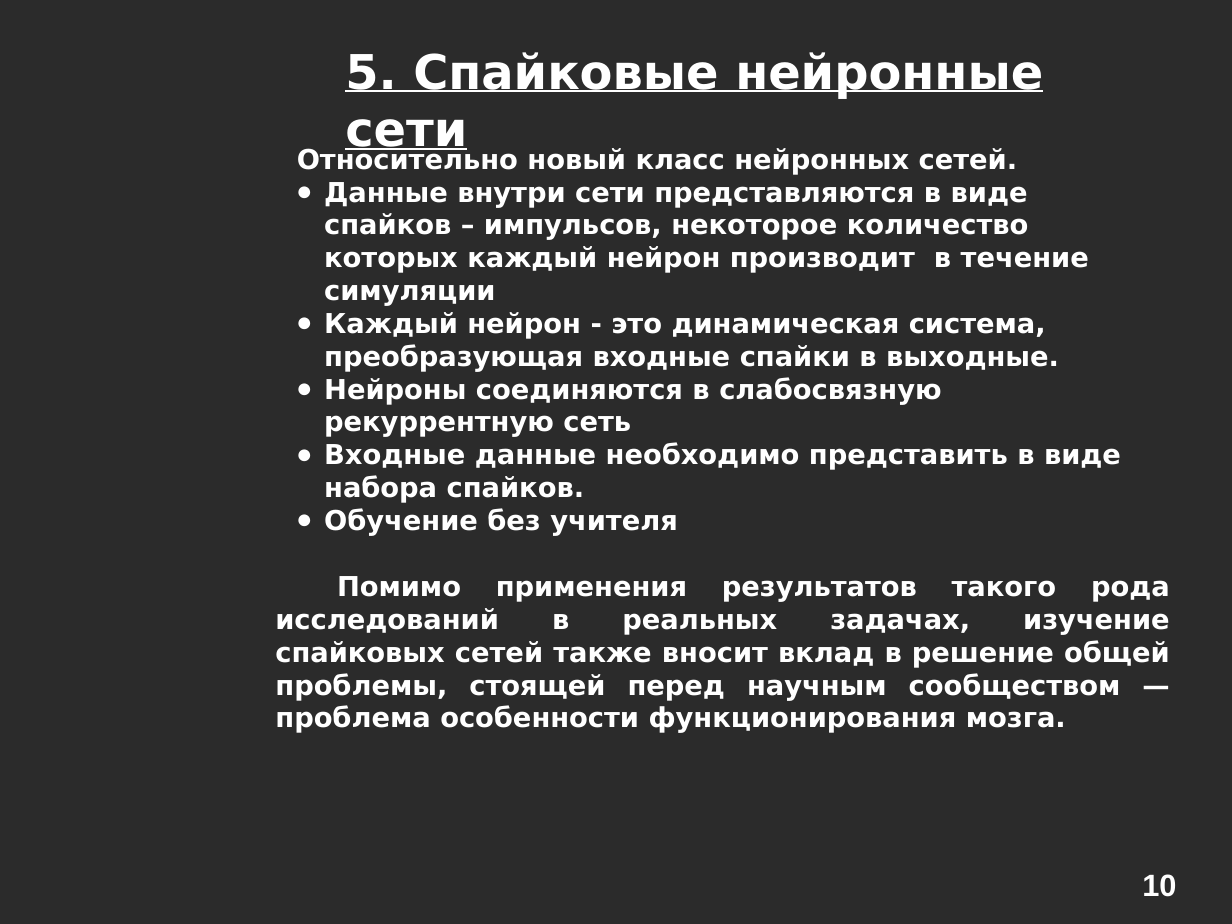
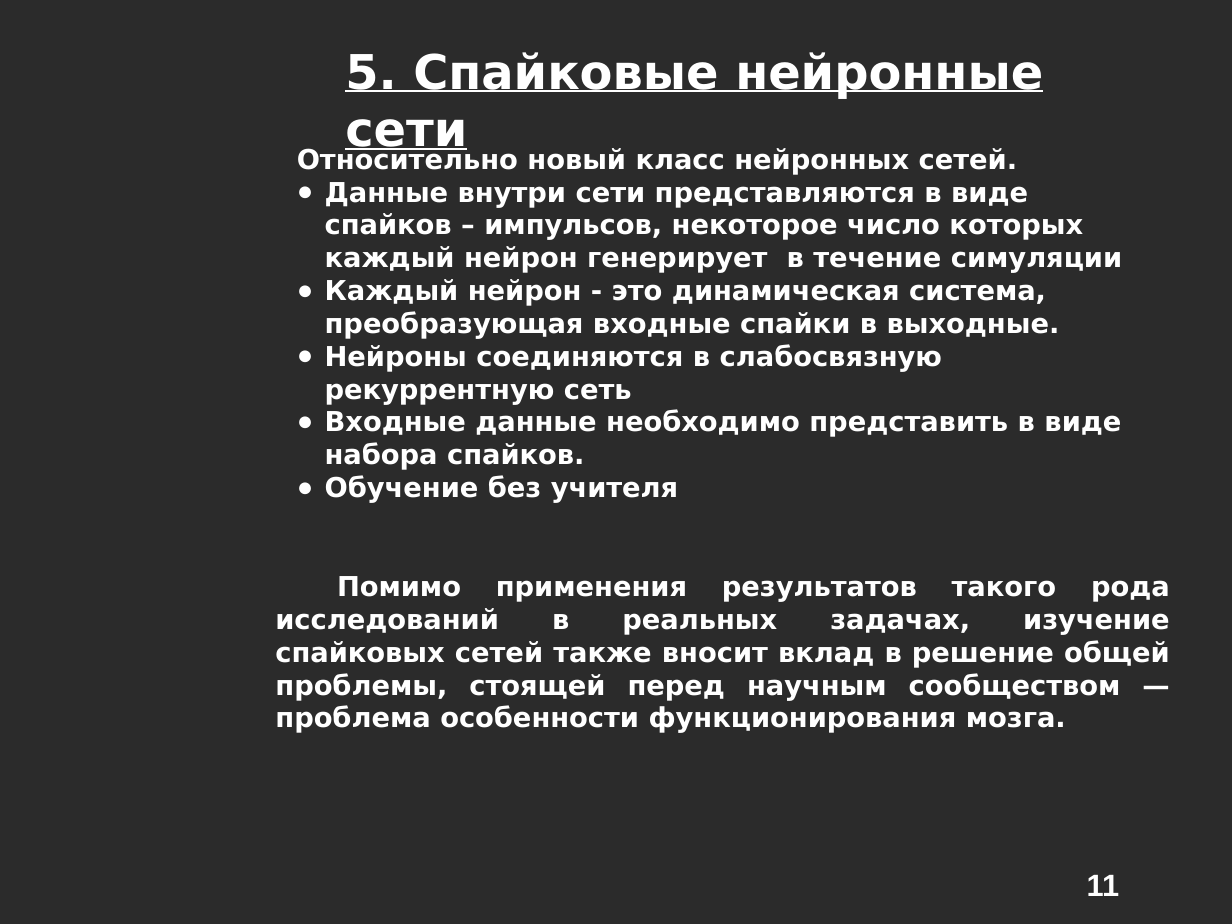
Before and after one commit to alexeyche/alexeyche-junk, a slide deck: slide 11 of cns/doc/conf.ppt (slide 10 before the commit). Drawn at 1232x924 pixels with LibreOffice and Linux fonts; fonts in the diff are those of the drawing; background and template pictures are left out; a plain dark background stands for a picture behind light text. Boxes give left, top, right and bottom in pixels: in the first picture for what was removed or moved away, otherwise in the second. Text is boxed around its words. In the diff, an @@ line names an element or a change of style, - is before the commit and + after.

```diff
--- a/cns/doc/conf.ppt
+++ b/cns/doc/conf.ppt
@@ text at [325,182,1122,273]: text changed @@
-● Данные внутри сети представляются в виде спайков – импульсов, некоторое количество которых каждый нейрон производит в течение симуляции
+● Данные внутри сети представляются в виде спайков – импульсов, некоторое число которых каждый нейрон генерирует в течение симуляции
@@ text at [325,279,1121,503]: indent changed @@
@@ page number added at [1087,875,1120,896], 18 pt, text #FFFFFF, bold @@
+11
@@ page number removed at [1142,874,1176,897] @@
-10
```
Also in this commit, not shown: 12 other slides changed, 5 slides added, 2 slides removed.
